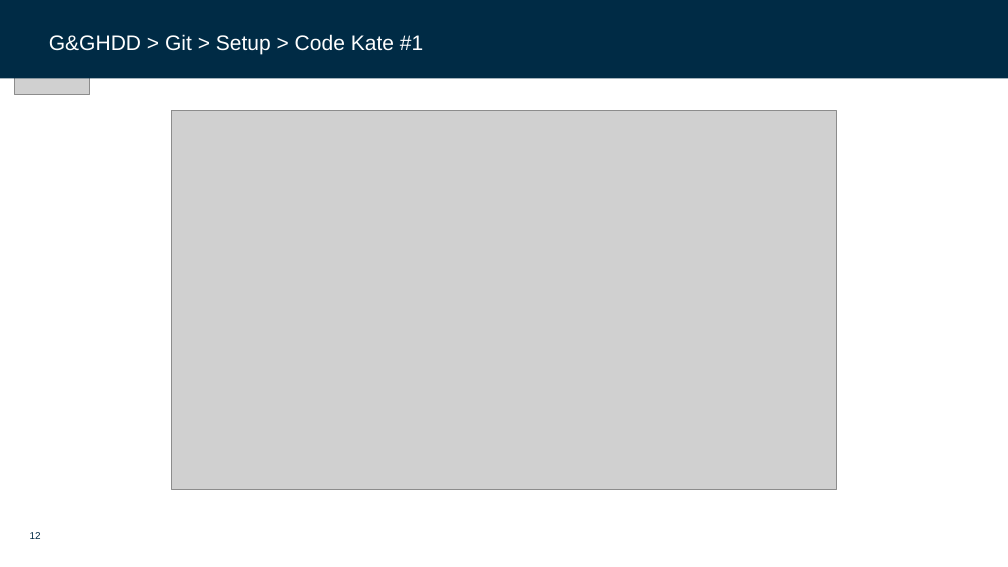
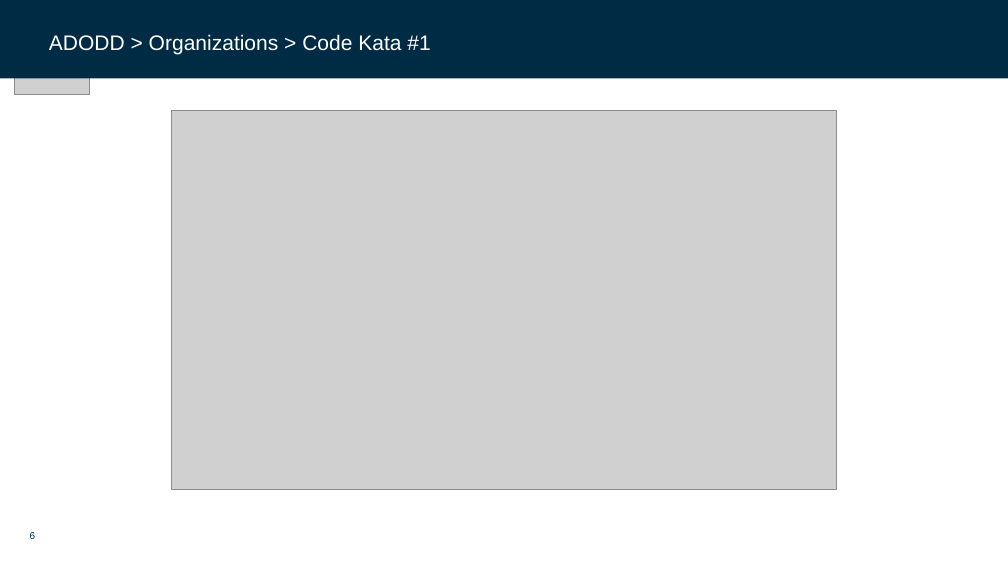
Before and after one commit to dfds/dojo, a slide deck: slide 6 of workshops/ado-deep-dive/ado-deep-dive.pptx (slide 12 before the commit). Drawn at 1008x567 pixels with LibreOffice and Linux fonts; fonts in the diff are those of the drawing; grey boxes stand for pictures; background and template pictures are left out. Boxes give left, top, right and bottom in pixels: in the first picture for what was removed or moved away, otherwise in the second. Text is boxed around its words. In the diff, an @@ line names an element or a change of style, - is before the commit and + after.

```diff
--- a/workshops/ado-deep-dive/ado-deep-dive.pptx
+++ b/workshops/ado-deep-dive/ado-deep-dive.pptx
@@ text at (49, 34, 430, 55): text changed @@
-G&GHDD > Git > Setup > Code Kate #1
+ADODD > Organizations > Code Kata #1
@@ page number at (30, 532, 36, 539): text changed @@
-12
+6
```
Also in this commit, not shown: 4 other slides changed, 3 slides added, 31 slides removed.
